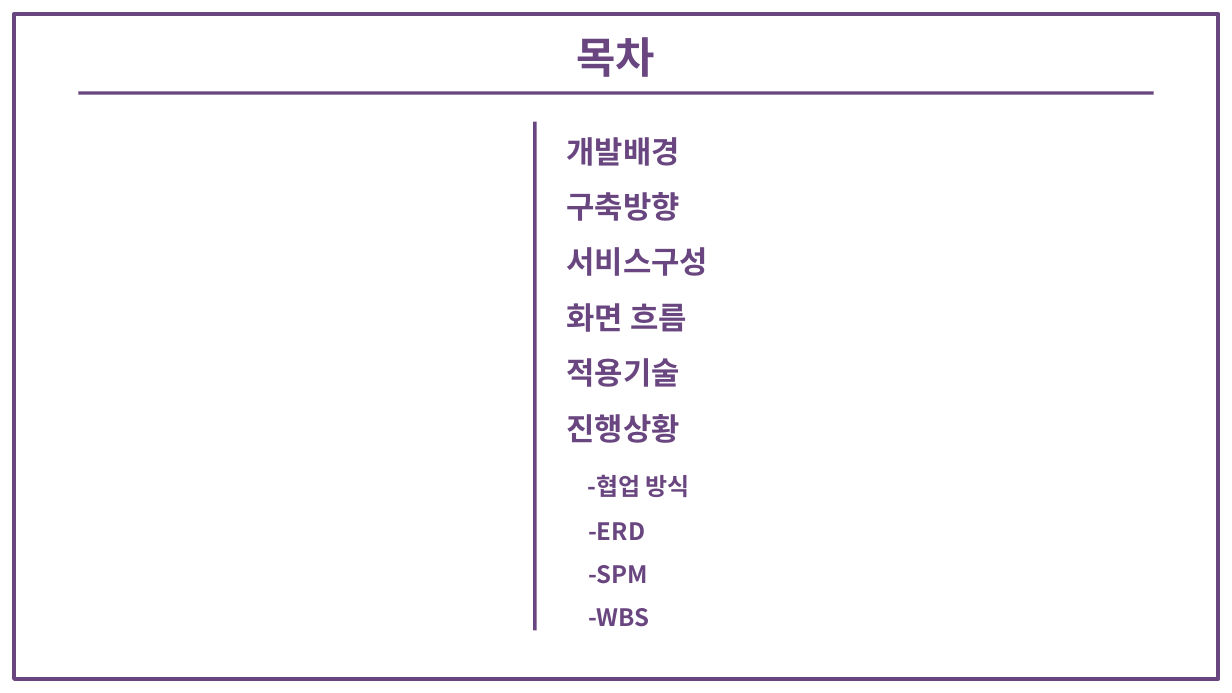
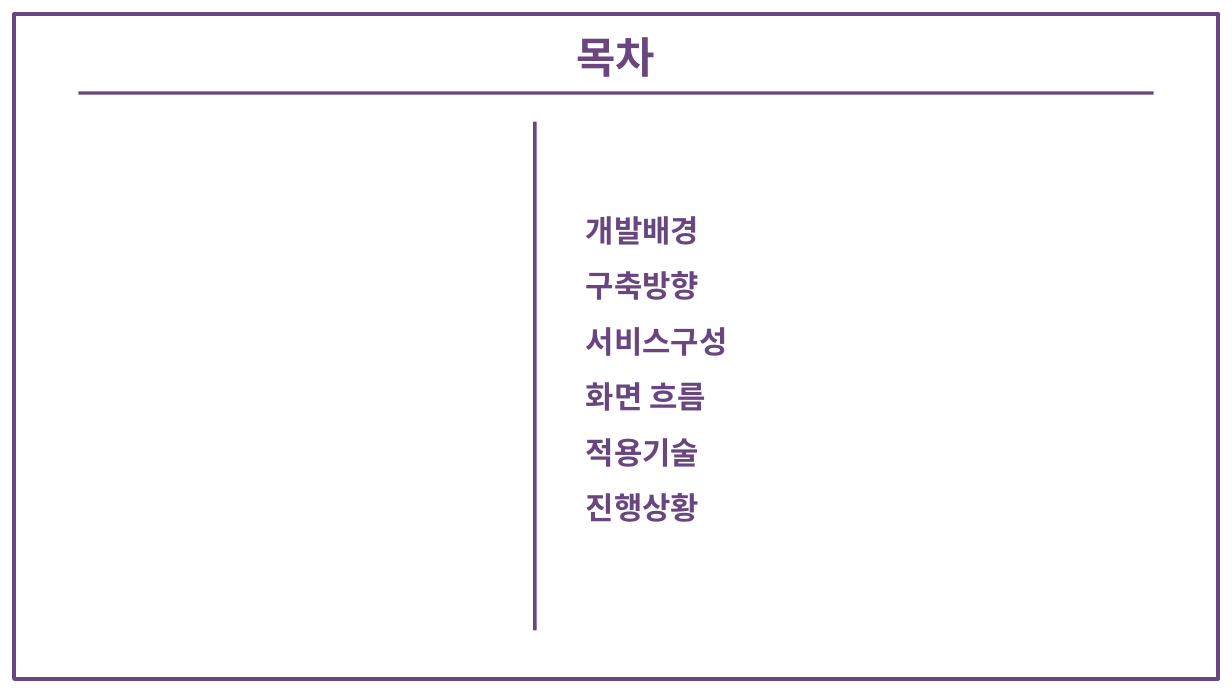
Before and after one commit to bitnarii/YMPM, a slide deck: slide 3 of 기획서/5조 Fit-back.pptx. Drawn at 1232x693 pixels with LibreOffice and Linux fonts; fonts in the diff are those of the drawing. Boxes give left, top, right and bottom in pixels: in the first picture for what was removed or moved away, otherwise in the second. Text is boxed around its words. In the diff, an @@ line names an element or a change of style, - is before the commit and + after.

```diff
--- a/기획서/5조 Fit-back.pptx
+++ b/기획서/5조 Fit-back.pptx
@@ text "개발배경": place and size @@
-text "개발배경" at bbox=[566, 137, 708, 627]
+text "개발배경" at bbox=[586, 216, 728, 522]
@@ text at bbox=[587, 474, 690, 627]: paragraphs removed @@
--협업 방식
--ERD
--SPM
--WBS
```
Also in this commit, not shown: 1 other slide changed.
